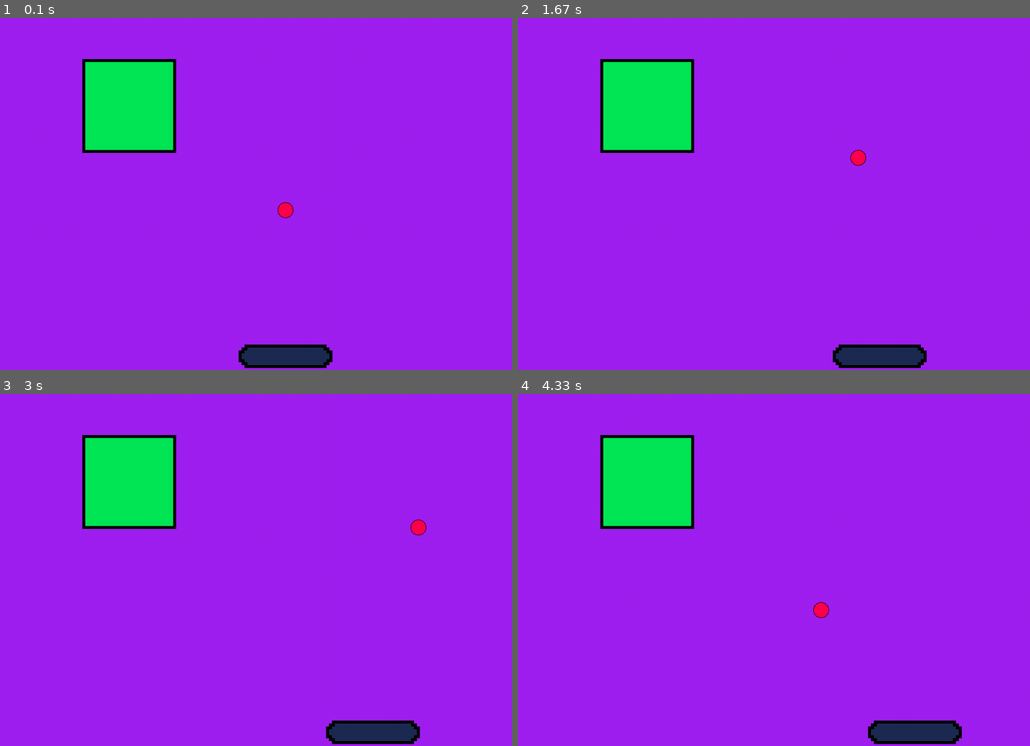
Above: before the commit, frames 1-4 (two rows, left to right).
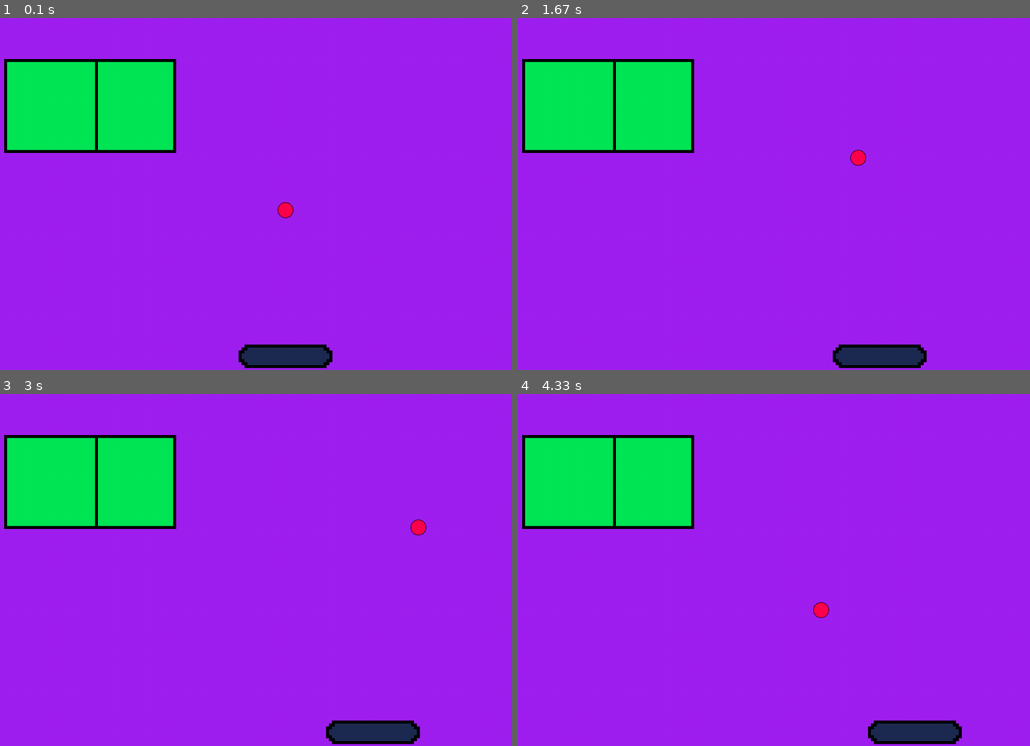
Above: after the commit, the same moments.

Repository: Pietruszko/py_game_sideproject
Game: pygame game, started from game.py
Two runs of this game, one before a commit and one after it. Both use one fixed random seed, a clock stepped at 60 frames per second and the inputs below.
Inputs:
- Up to frame 1 (0.1 s): no input
- Up to frame 2 (1.67 s): hold D 0.33-0.8 s; hold D 0.83-1.3 s; hold A from 1.33 s (still down)
- Up to frame 3 (3 s): release A at 1.87 s; hold A 1.9-2.3 s; hold D 2.33-2.97 s
- Up to frame 4 (4.33 s): hold A 3-3.47 s; hold D 3.5-3.97 s; hold D from 4 s (still down)

The runs differ from the first frame. In frame 1, 4.4% of the frame differs, in the area x 0-20%, y 11-39%; in frame 2, 4.4%; in frame 3, 4.4%; in frame 4, 4.4%.

Commit message:
feat:Implemented sprite group
- Added sprite group for brick class\n- Collision now works poorly because of the group - to fix

Diff:
--- a/game.py
+++ b/game.py
@@ -9,7 +9,7 @@
 dt = 0 #delta time
 
 class Ball:
-    def __init__(self, x, y, image, speed, direction, angle):
+    def __init__(self, x, y, image, speed, direction, angle, bricks):
         self.x = x
         self.y = y
         self.image = image
@@ -19,6 +19,7 @@
         self.rect = self.image.get_rect()
         self.rect.center = (x, y)
         self.mask = pygame.mask.from_surface(self.image)
+        self.bricks = bricks
 
     def draw(self):
         screen.blit(self.image, self.rect)
@@ -38,6 +39,10 @@
         if self.rect.x <= 0 or self.rect.x >= screen.get_width() - self.rect.width:
             self.direction.x *= -1
         self.angle = pygame.math.Vector2.angle_to(self.direction, pygame.Vector2(0, 0))
+        if pygame.sprite.spritecollide(self, self.bricks, dokill = False):
+            print("yoo")
+            print(pygame.sprite.spritecollideany(self, self.bricks))
+            print(bricks.sprites())
         if pygame.Rect.colliderect(self.rect, brick.top):
             self.direction.y *= -1
             brick.rect.x = random.randint(0, screen.get_width() - brick.rect.width)
@@ -86,11 +91,13 @@
         if not keys[pygame.K_a] and not keys[pygame.K_d]:
             self.speed = 0
 
-class Brick:
-    def __init__(self, x, y, image):
+class Brick(pygame.sprite.Sprite):
+    def __init__(self, x, y):
+        pygame.sprite.Sprite.__init__(self)
         self.x = x
         self.y = y
-        self.image = image
+        self.image = pygame.image.load("Sprites/brick.png").convert_alpha()
+        self.image = pygame.transform.scale(self.image, (192, 192))
         self.rect = self.image.get_rect()
         self.rect.center = (x, y)
         self.top = pygame.Rect(self.rect.x, self.rect.y, self.rect.width, 1)
@@ -108,16 +115,19 @@
         self.left = pygame.Rect(self.rect.x, self.rect.y, 1, self.rect.height)
         self.right = pygame.Rect(self.rect.x + self.rect.width, self.rect.y, 1, self.rect.height)
 
+
+bricks = pygame.sprite.Group()
+brick = Brick(screen.get_width() / 4, screen.get_height()/4)
+bricks.add(brick)
+brick = Brick(screen.get_width() / 8, screen.get_height()/4)
+bricks.add(brick)
+
 ball = pygame.image.load("Sprites/ball.png").convert_alpha()
-ball = Ball(screen.get_width() / 2, screen.get_height() / 2, ball, 400, (0, 1), 90)
+ball = Ball(screen.get_width() / 2, screen.get_height() / 2, ball, 400, (0, 1), 90, bricks)
 
 player = pygame.image.load("Sprites/player.png").convert_alpha()
 player = pygame.transform.scale(player, (192, 192))
 player = Player(screen.get_width() / 2, screen.get_height() - 100, player, 0, 500)
-
-brick = pygame.image.load("Sprites/brick.png").convert_alpha()
-brick = pygame.transform.scale(brick, (192, 192))
-brick = Brick(screen.get_width() / 4, screen.get_height()/4, brick)
 
 
 while running:
@@ -135,8 +145,8 @@
     player.draw()
     ball.update()
     ball.draw()
-    brick.update()
-    brick.draw()
+    bricks.update()
+    bricks.draw(screen)
 
     #render game here
 
